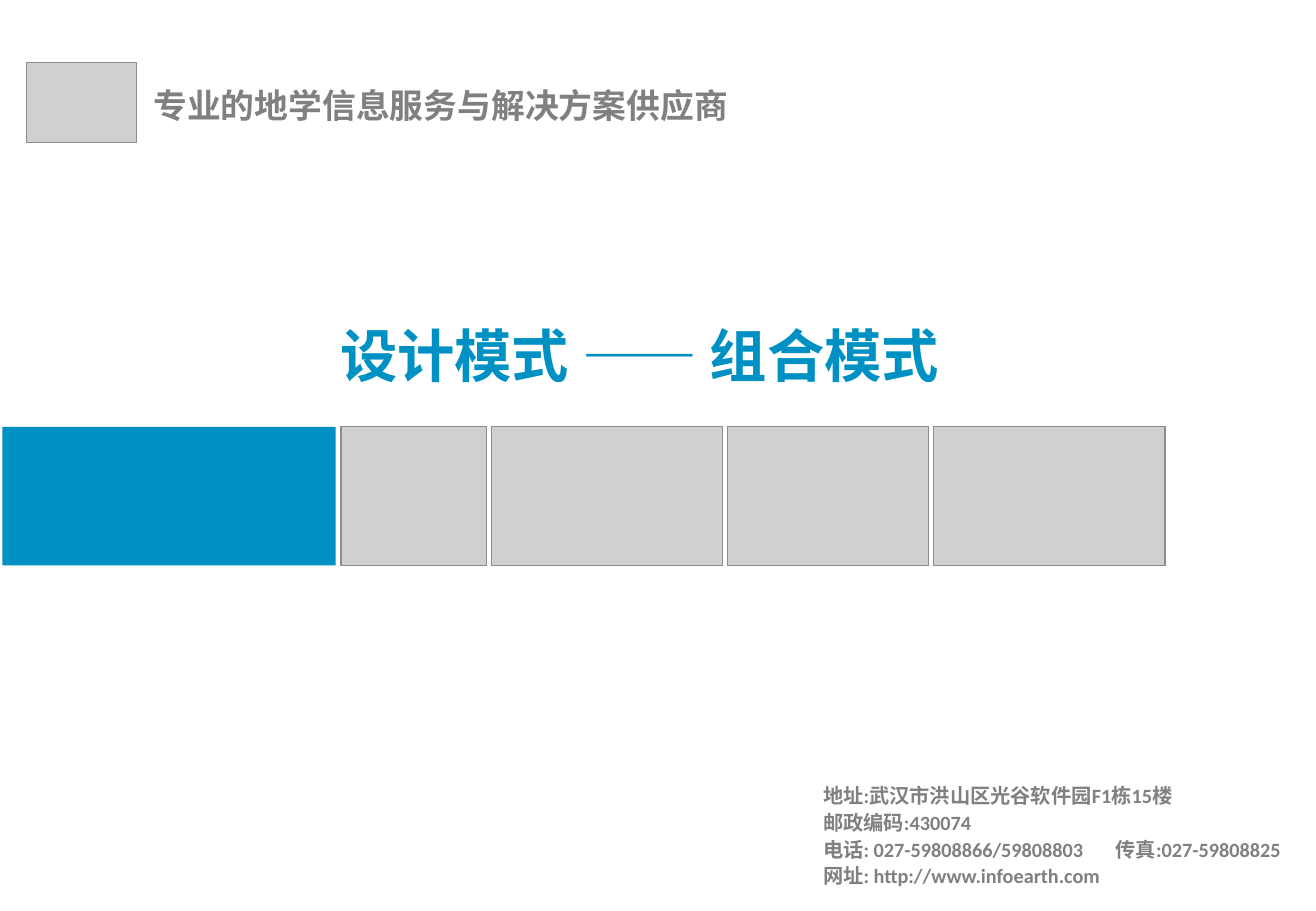
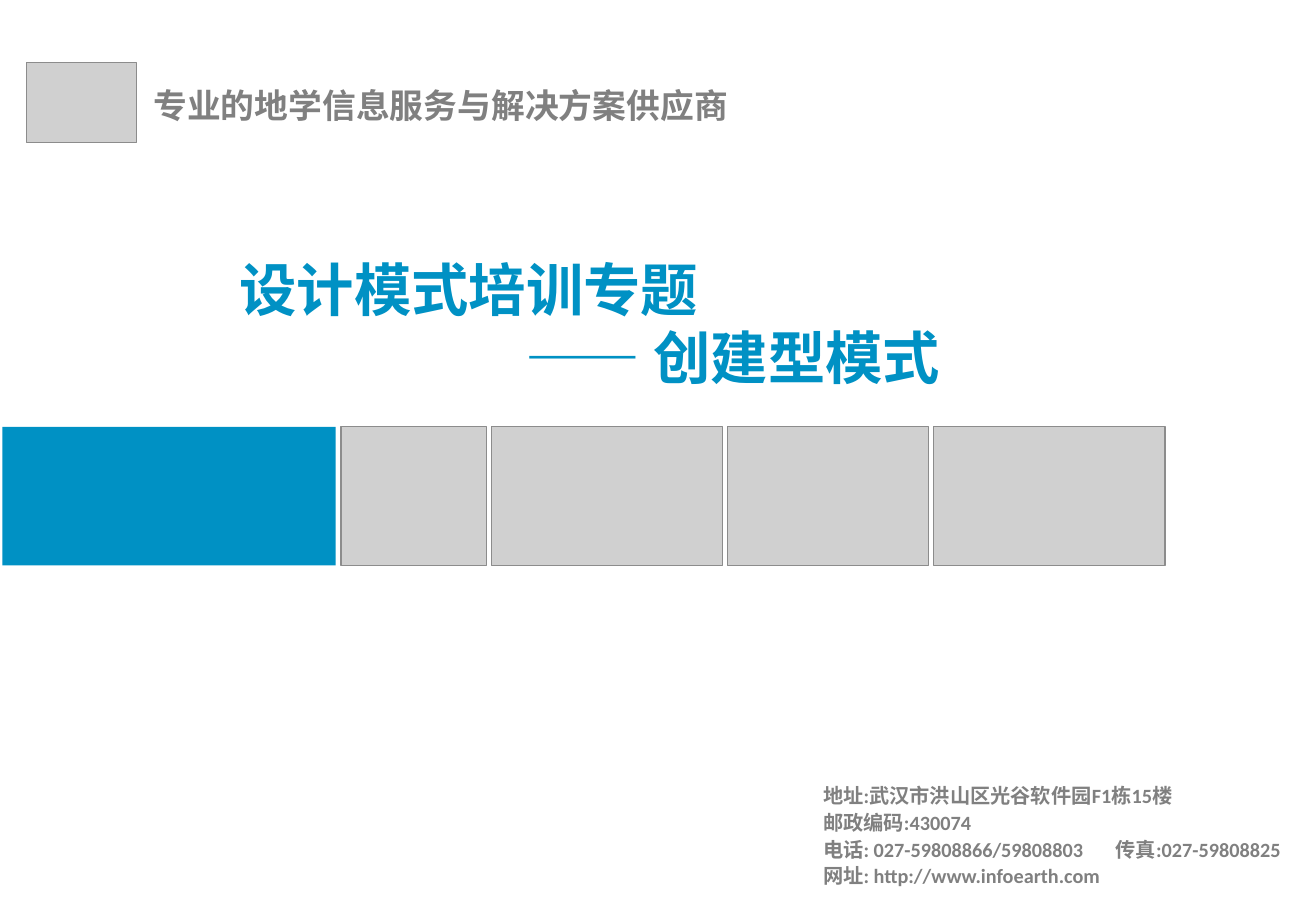
Before and after one commit to GISHUB2017/DesignPattern, a slide deck: slide 1 of PPT/设计模式.pptx. Drawn at 1316x911 pixels with LibreOffice and Linux fonts; fonts in the diff are those of the drawing; grey boxes stand for pictures. Boxes give left, top, right and bottom in pixels: in the first picture for what was removed or moved away, otherwise in the second. Text is boxed around its words. In the diff, an @@ line names an element or a change of style, - is before the commit and + after.

```diff
--- a/PPT/设计模式.pptx
+++ b/PPT/设计模式.pptx
@@ text at (240, 262, 940, 384): text changed @@
-设计模式 —— 组合模式
+设计模式培训专题
+—— 创建型模式
```
Also in this commit, not shown: 14 slides added, 15 slides removed, 11 other files.
